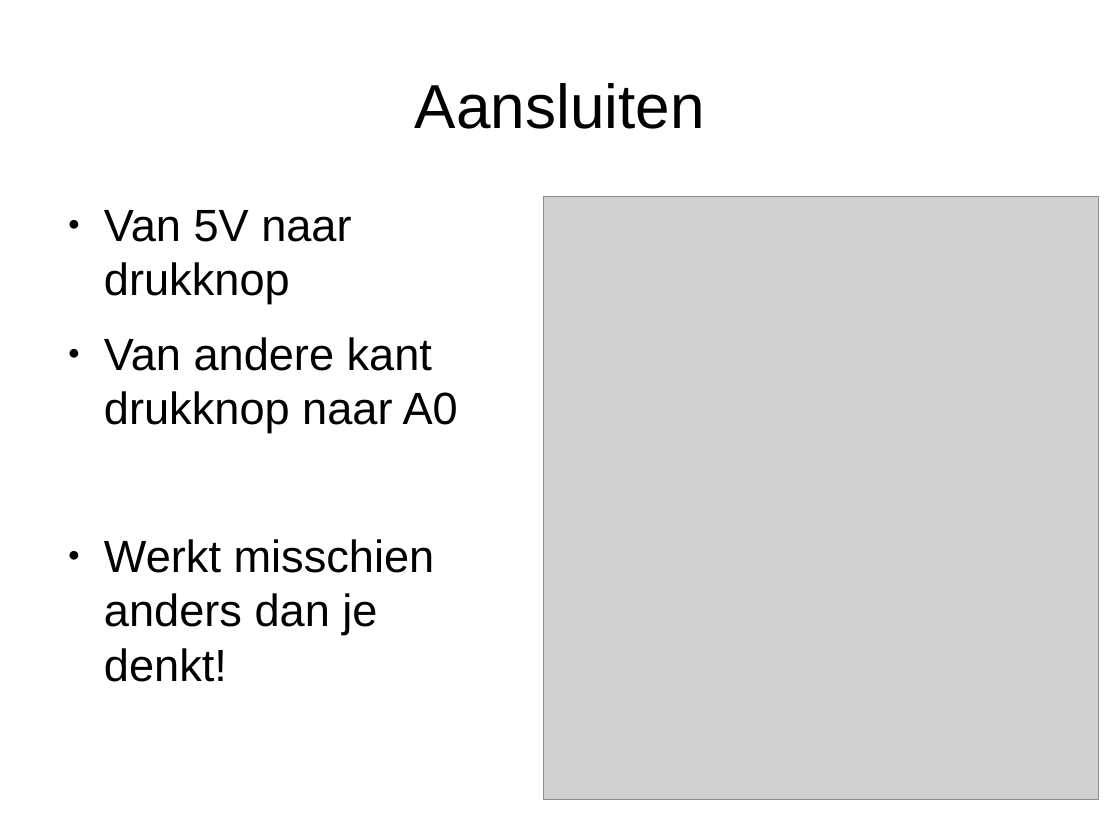
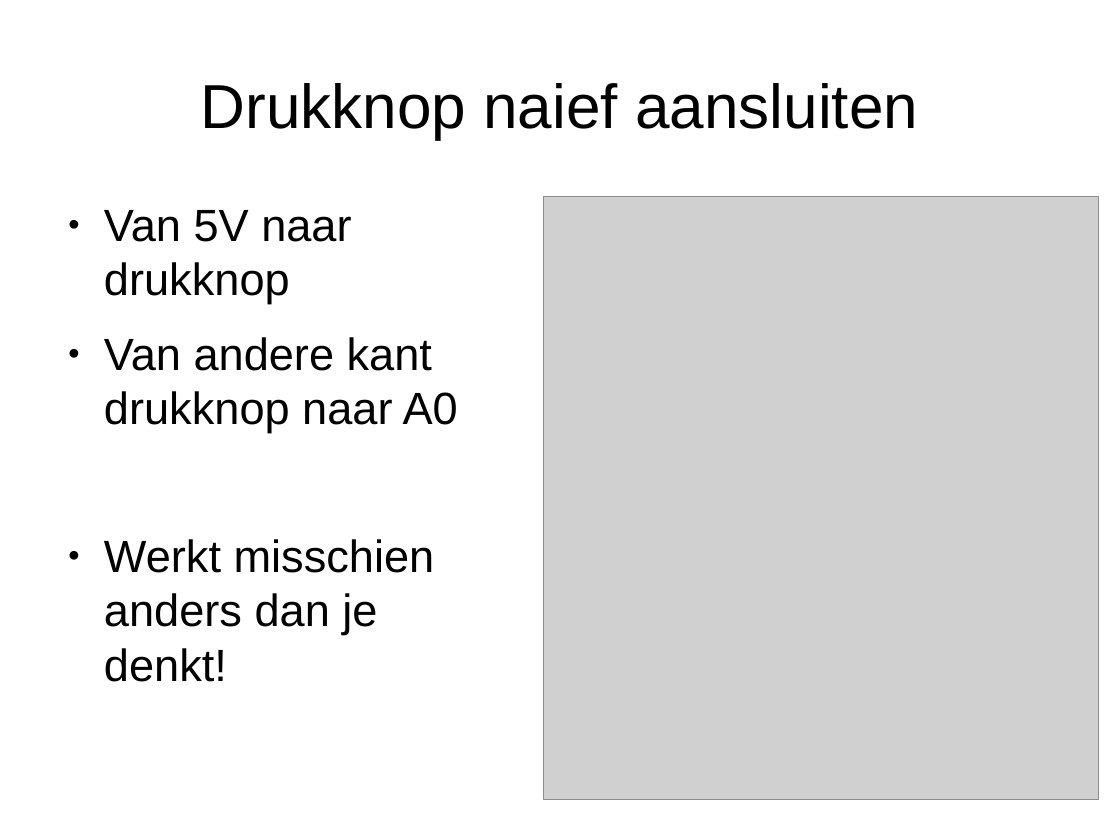
Before and after one commit to djog/arduino_cursus, a slide deck: slide 5 of Raw/Drukknop.odp. Drawn at 1120x840 pixels with LibreOffice and Linux fonts; fonts in the diff are those of the drawing; grey boxes stand for pictures. Boxes give left, top, right and bottom in pixels: in the first picture for what was removed or moved away, otherwise in the second. Text is boxed around its words. In the diff, an @@ line names an element or a change of style, - is before the commit and + after.

```diff
--- a/Raw/Drukknop.odp
+++ b/Raw/Drukknop.odp
@@ title at box(201, 83, 918, 139): text changed @@
-Aansluiten
+Drukknop naief aansluiten
```
Also in this commit, not shown: 5 other slides changed, 15 other files.
